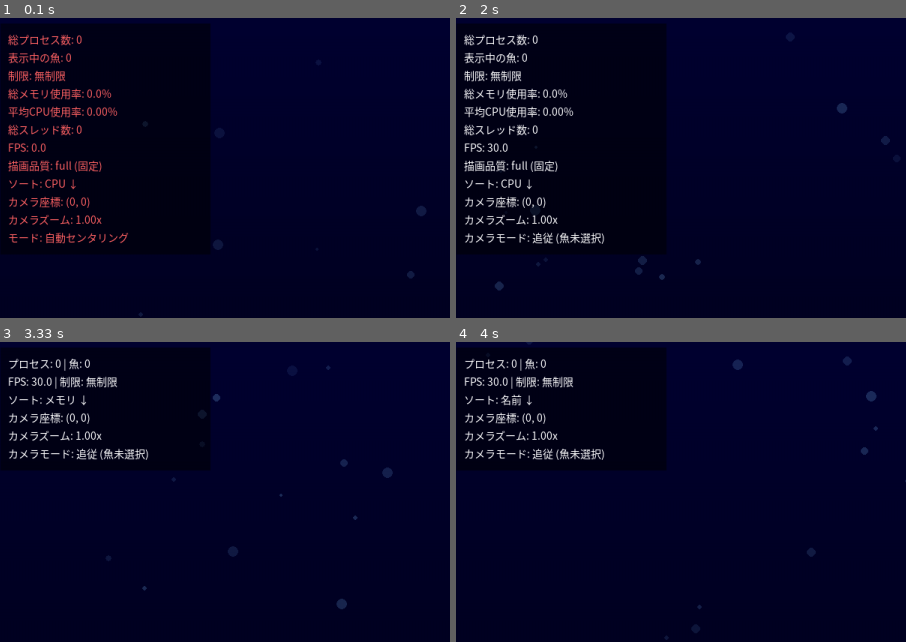
Above: before the commit, frames 1-4 (two rows, left to right).
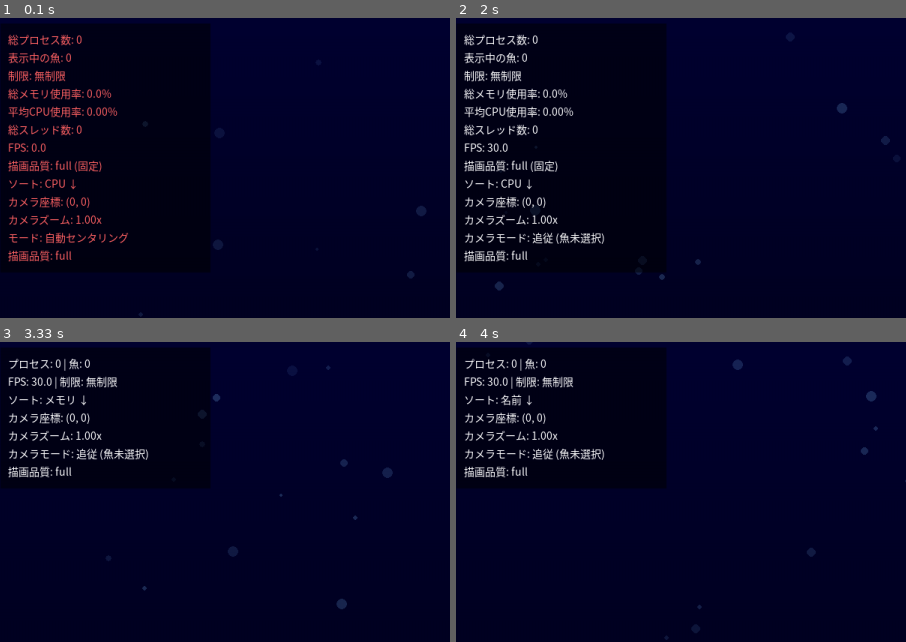
Above: after the commit, the same moments.

Repository: mouri-lab/process-aquarium
Game: pygame game, started from main.py
The game is run twice, just before and just after one commit, with the same random seed, the same clock (stepped at 60 frames per second) and the same inputs.
Inputs (mouse positions are % of the whole screen's width and height, from its top left):
- Up to frame 1 (0.1 s): no input
- Up to frame 2 (2 s): tap Enter at 0.33 s; tap C at 0.67 s; tap F at 1 s; right-click (87, 85) at 1.38 s; click "カメラモード: 追従 (魚未選択)" at 1.72 s
- Up to frame 3 (3.33 s): click (26, 30) at 2.05 s; hold S 2.83-3.3 s; move the mouse to (88, 88) at 2.87 s; tap F at 2.9, 3.2 s; tap T at 2.98 s
- Up to frame 4 (4 s): click "T:UI Q:群れ強調 ESC:終了" at 3.38 s; hold S 3.67-3.97 s; move the mouse to (34, 17) at 3.7 s; tap F at 3.73 s
The pictures show only the part of the screen within x 1-51%, y 0-50%; the shares and areas given below are measured in that part.

The runs differ from the first frame. In frame 1, 0.3% of the frame differs, in the area x 1-16%, y 77-82%; in frame 2, 0.4%, in the area x 1-43%, y 77-85%; in frame 3, 0.4%; in frame 4, 0.3%.

Commit message:
描画品質と最適化状態の情報を追加し、魚の描画時に最適化パラメータを渡すように変更

Diff:
--- a/src/visuals/aquarium.py
+++ b/src/visuals/aquarium.py
@@ -787,6 +787,23 @@
                 stats_lines.append("カメラモード: 追従 (魚未選択)")
         else:  # camera_mode == 2
             stats_lines.append("カメラモード: 手動制御")
+
+        # 描画最適化情報
+        dynamic_quality = self.render_quality
+        if self.zoom_level < 0.3:
+            dynamic_quality = "minimal"
+        elif self.zoom_level < 0.6:
+            dynamic_quality = "reduced"
+        stats_lines.append(f"描画品質: {dynamic_quality}")
+
+        # 最適化状態
+        optimization_status = []
+        if self.zoom_level < 0.5:
+            optimization_status.append("重なり判定")
+        if self.zoom_level < 0.3:
+            optimization_status.append("衛星スキップ")
+        if optimization_status:
+            stats_lines.append(f"最適化: {', '.join(optimization_status)}")
 
         # 背景パネル
         panel_padding_x = 10
@@ -1661,7 +1678,7 @@
                 original_x, original_y = fish.x, fish.y
                 fish.x, fish.y = screen_x, screen_y
 
-                # 魚を描画（ズームレベルと群れ強調表示を渡す）
+                # 魚を描画（最適化パラメータを渡す）
                 fish.draw(self.screen, self.bubble_font, quality=self.render_quality,
                           text_renderer=self._render_text, zoom_level=self.zoom_level,
                           highlight_schools=self.highlight_schools)
